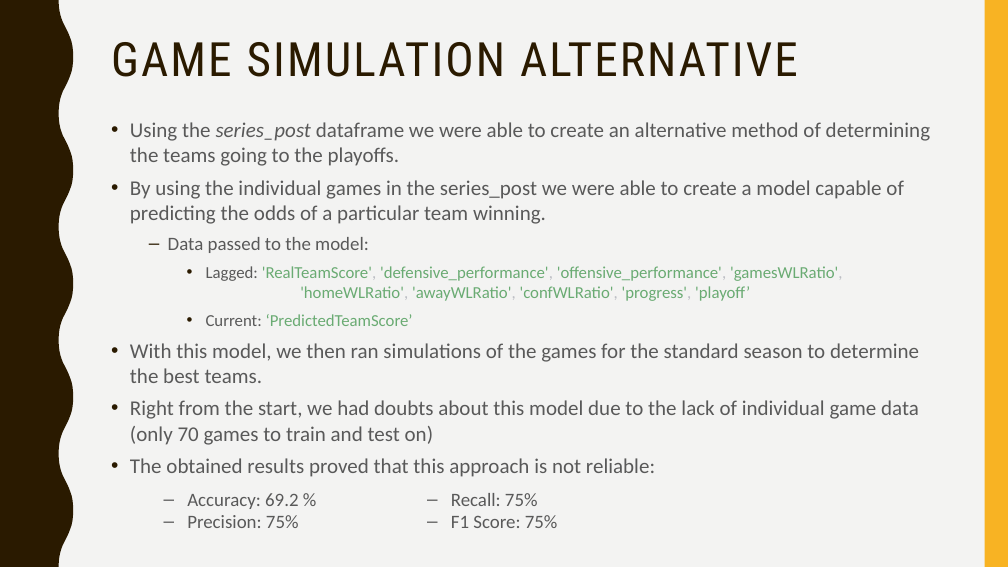
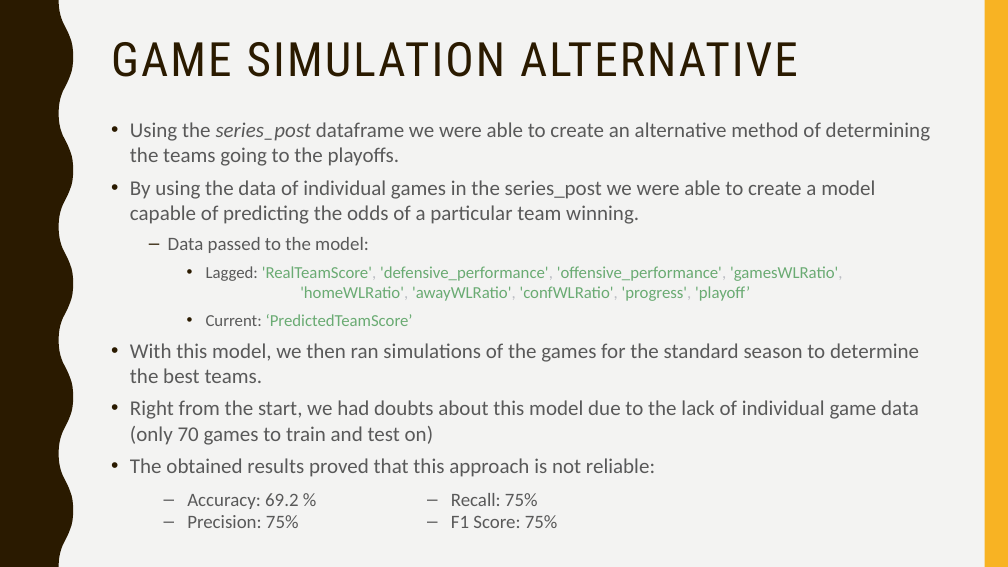
Before and after one commit to afs202005277/AC, a slide deck: slide 35 of ppt projeto.pptx. Drawn at 1008x567 pixels with LibreOffice and Linux fonts; fonts in the diff are those of the drawing. Boxes give left, top, right and bottom in pixels: in the first picture for what was removed or moved away, otherwise in the second. Text is boxed around its words. In the diff, an @@ line names an element or a change of style, - is before the commit and + after.

```diff
--- a/ppt projeto.pptx
+++ b/ppt projeto.pptx
@@ text at [130,180,875,224]: text changed @@
-• By using the individual games in the series_post we were able to create a model capable of predicting the odds of a particular team winning.
+• By using the data of individual games in the series_post we were able to create a model capable of predicting the odds of a particular team winning.
```
Also in this commit, not shown: 17 other slides changed, 2 other files.
